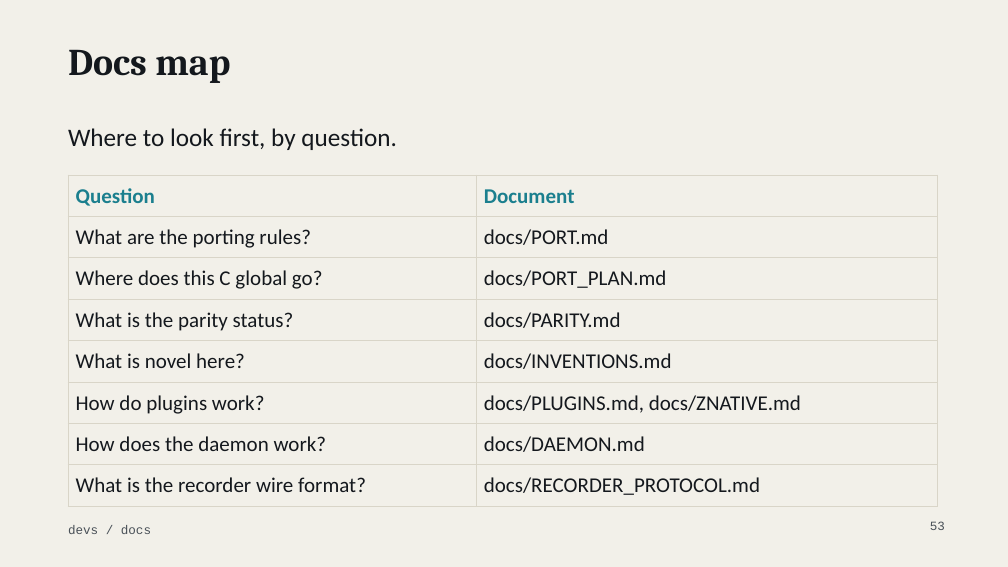
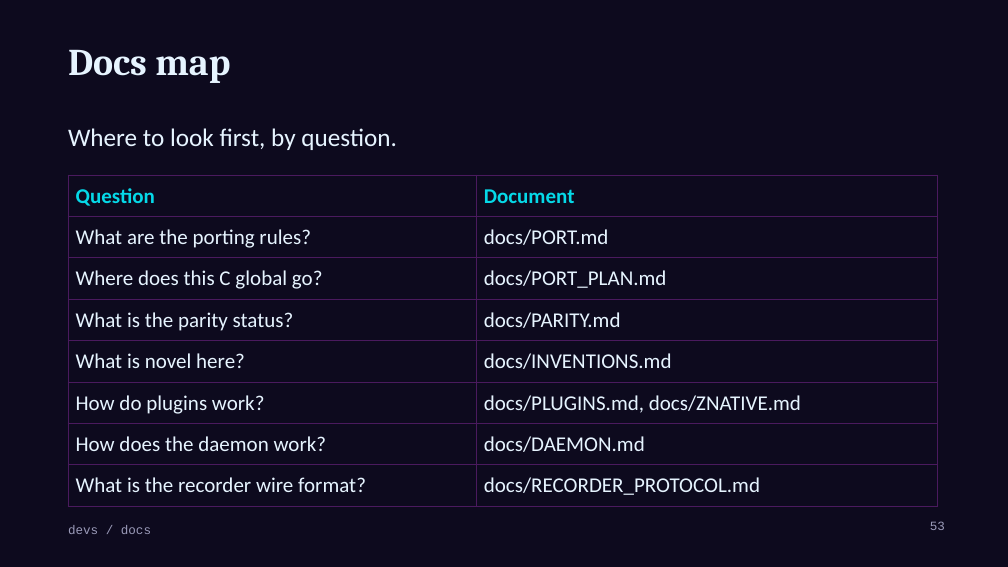
Before and after one commit to MenkeTechnologies/zshrs, a slide deck: slide 53 of docs/talk-devs.pptx. Drawn at 1008x567 pixels with LibreOffice and Linux fonts; fonts in the diff are those of the drawing; background and template pictures are left out. Boxes give left, top, right and bottom in pixels: in the first picture for what was removed or moved away, otherwise in the second. Text is boxed around its words. In the diff, an @@ line names an element or a change of style, - is before the commit and + after.

Commit message:
docs: talk decks use the logo's cyberpunk palette

```diff
--- a/docs/talk-devs.pptx
+++ b/docs/talk-devs.pptx
@@ background #F2F0E9 to #0D0A1E @@
@@ title "Docs map" at box(68, 49, 230, 83): text colour #14181D to #E6F4FF @@
@@ text "Where to look first, by ..." at box(68, 128, 396, 150): text colour #14181D to #E6F4FF @@
@@ table at box(68, 175, 938, 499) @@
@@ text colour #1B7F8E to #05D9E8 in "Question", "Document" @@
@@ text colour #14181D to #E6F4FF @@
@@ borders changed @@
@@ text "devs / docs" at box(68, 525, 151, 534): text colour #4A5158 to #9A9AB8 @@
@@ page number at box(930, 521, 945, 530): text colour #4A5158 to #9A9AB8 @@
```
Also in this commit, not shown: 54 other slides changed, 2 other files.
